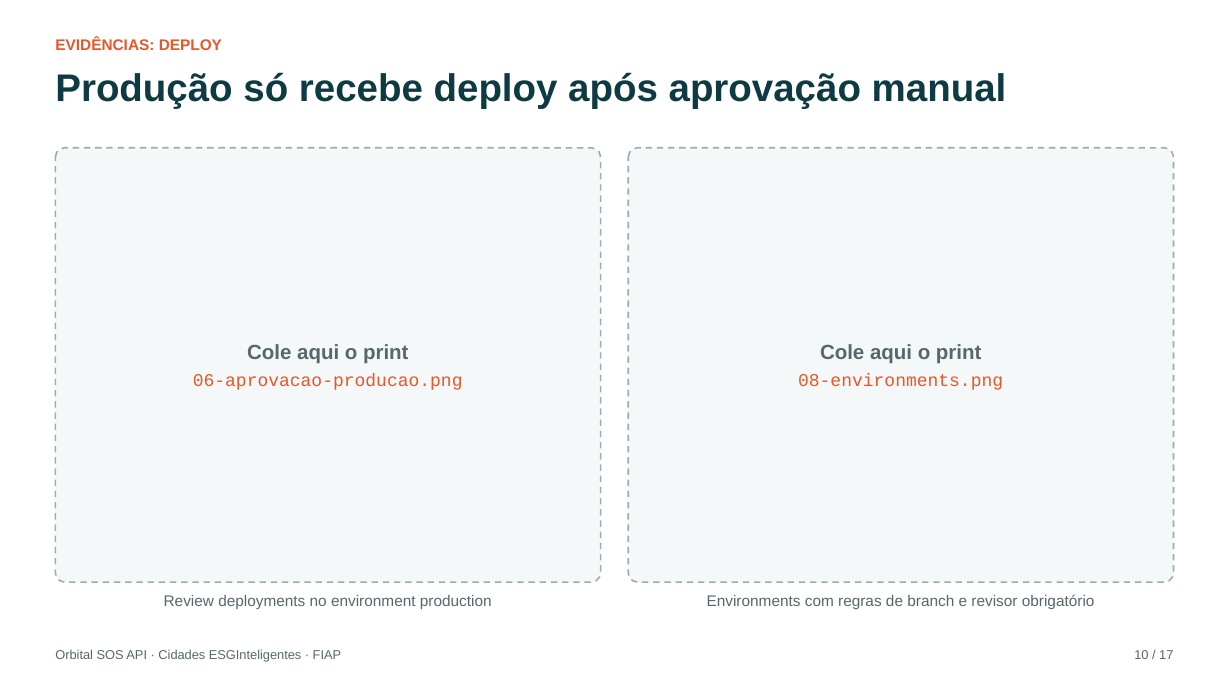
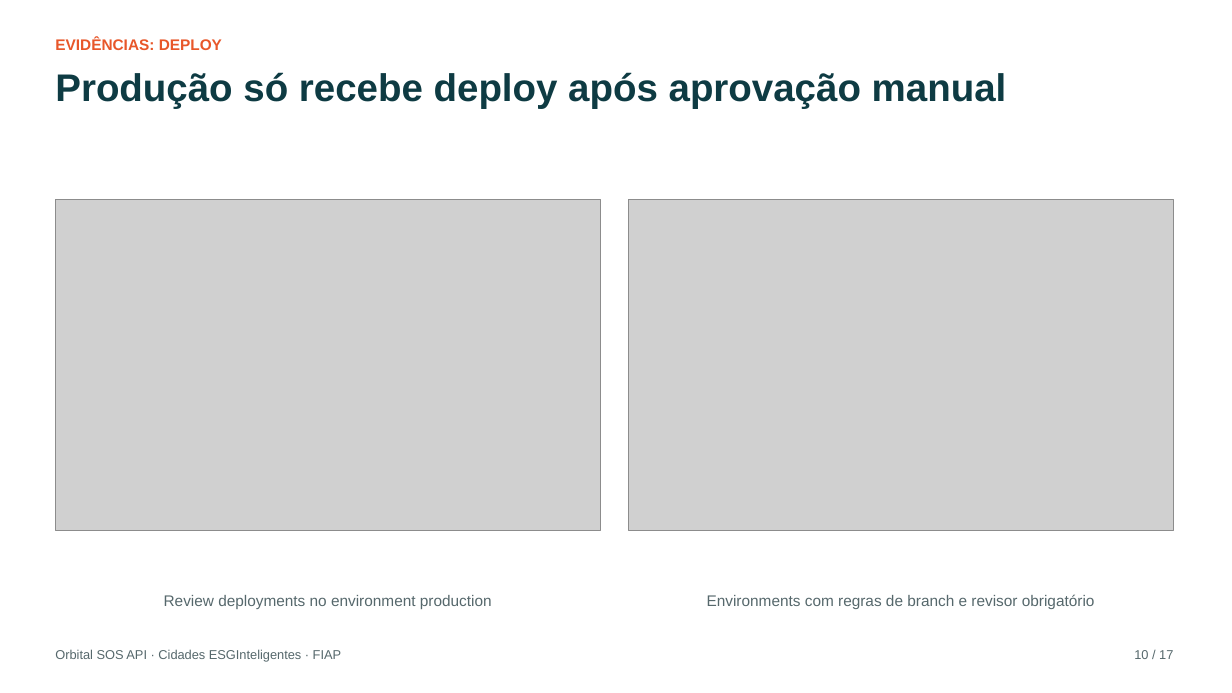
Before and after one commit to vsilva1997/orbital-sos-api, a slide deck: slide 10 of docs/Documentacao_DevOps.pptx. Drawn at 1232x693 pixels with LibreOffice and Linux fonts; fonts in the diff are those of the drawing; grey boxes stand for pictures. Boxes give left, top, right and bottom in pixels: in the first picture for what was removed or moved away, otherwise in the second. Text is boxed around its words. In the diff, an @@ line names an element or a change of style, - is before the commit and + after.

```diff
--- a/docs/Documentacao_DevOps.pptx
+++ b/docs/Documentacao_DevOps.pptx
@@ rounded rectangle removed at bbox=[55, 148, 601, 582] @@
-Cole aqui o print
-06-aprovacao-producao.png
@@ rounded rectangle removed at bbox=[628, 148, 1174, 582] @@
-Cole aqui o print
-08-environments.png
@@ picture added at bbox=[55, 200, 601, 531] @@
@@ picture added at bbox=[628, 200, 1174, 531] @@
```
Also in this commit, not shown: 6 other slides changed, 10 other files.
